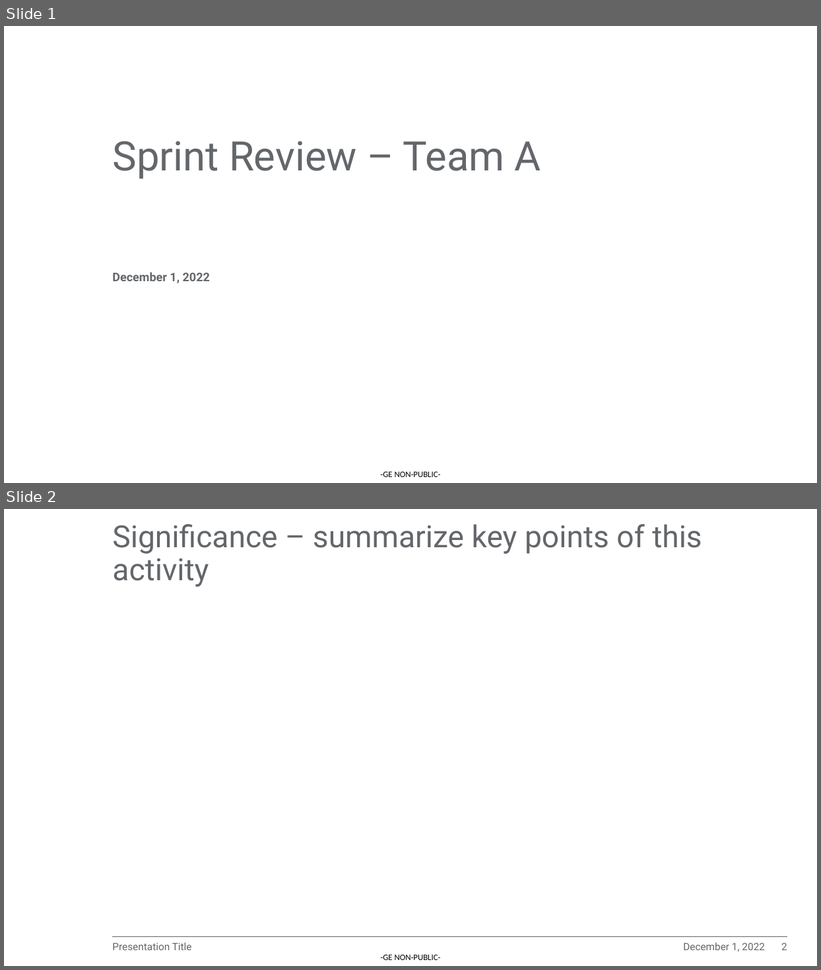
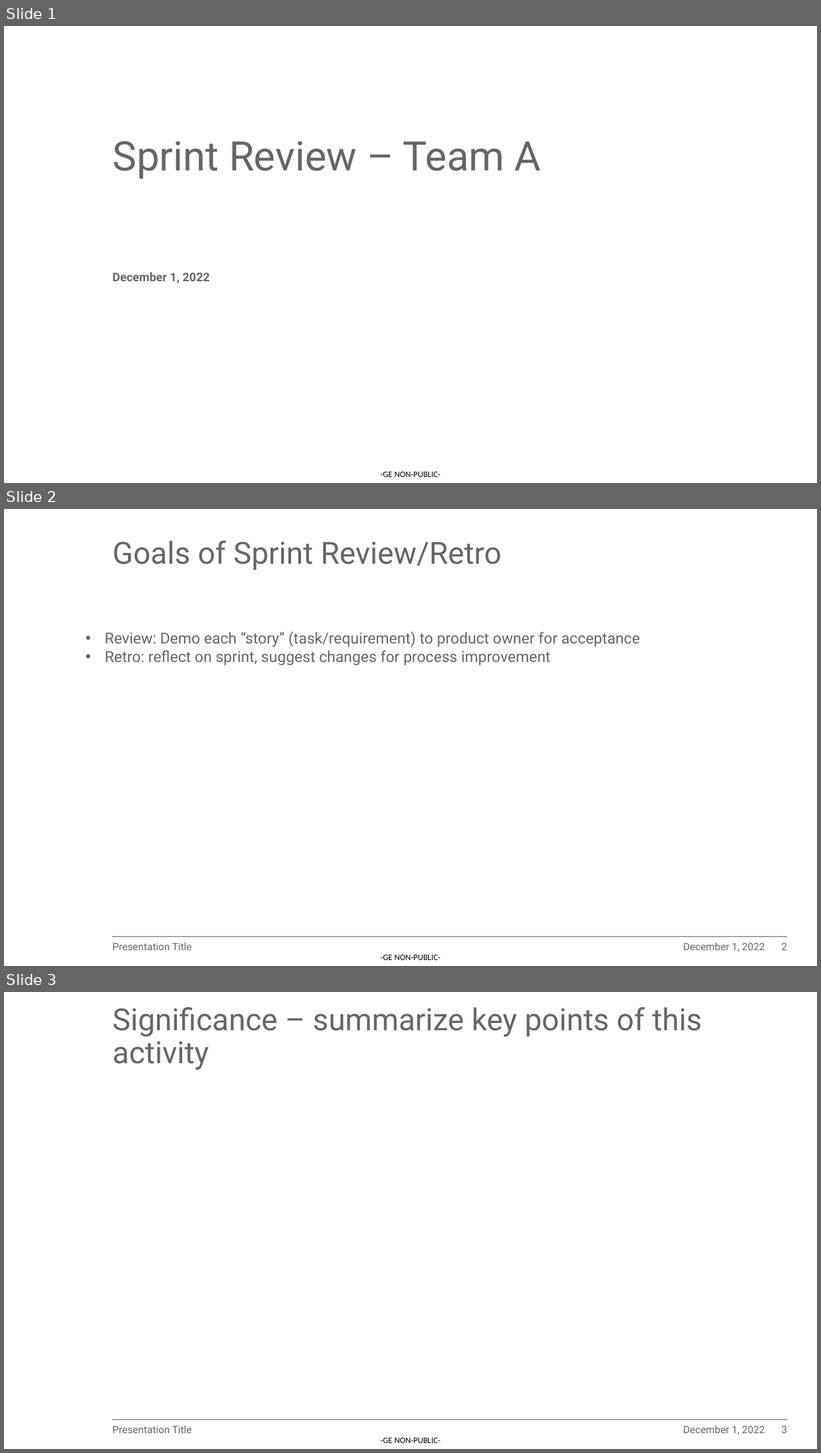
Before and after one commit to EEDP-2022-A/A-Course_Software_Homework_2022, a slide deck: Sprint Review PPT.pptx. Shown one above the other, each under a label of ours: slides 1 and 2 before the commit, slides 1, 2 and 3 after it. The pictures are 821x970 and 821x1453 pixels, drawn with LibreOffice and Linux fonts; fonts in the diff are those of the drawing; background and template pictures are left out. Boxes give left, top, right and bottom in pixels: in the first picture for what was removed or moved away, otherwise in the second. Text is boxed around its words. In the diff, an @@ line names an element or a change of style, - is before the commit and + after.

```diff
--- a/Sprint Review PPT.pptx
+++ b/Sprint Review PPT.pptx
@@ slide 2 added at <box>4,509,817,966</box>, background #FFFFFF; not listed: 2 template elements that a slide beside it also shows @@
@@ title added at <box>112,541,502,570</box>, 36 pt, text #63666A @@
+Goals of Sprint Review/Retro
@@ text added at <box>105,632,640,665</box>, 18 pt, text #63666A @@
+• Review: Demo each “story” (task/requirement) to product owner for acceptance
+• Retro: reflect on sprint, suggest changes for process improvement
@@ text added at <box>112,943,192,951</box>, 12 pt, text #63666A @@
+Presentation Title
@@ text added at <box>683,943,765,952</box>, 12 pt, text #63666A @@
+December 1, 2022
@@ page number added at <box>781,943,787,951</box>, 12 pt, text #63666A @@
+2
@@ what was slide 2 is now slide 3 @@
@@ page number at <box>781,1426,787,1434</box>: text changed @@
-2
+3
```
